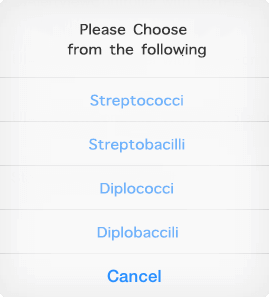
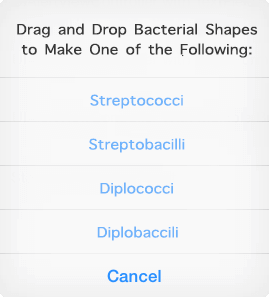
Revision of a layered 269 x 297 image; what changed, layer by layer:
added layer "Drag and Drop Bacterial Shapes to Make One of the Following:" above "Please Choose from the following" over [17, 23, 258, 58]
hid "Please Choose from the following" over [67, 23, 206, 58]
